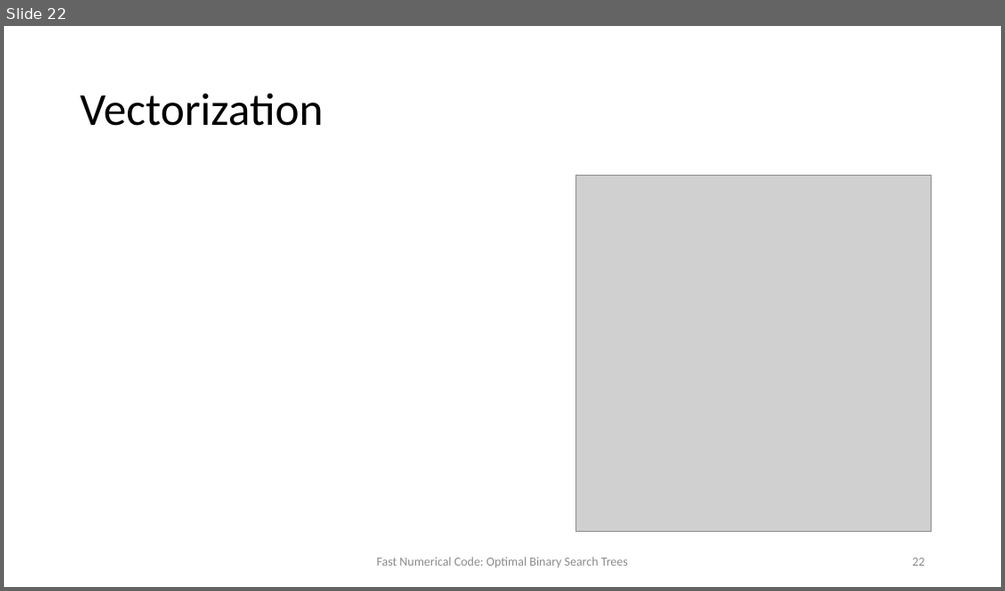
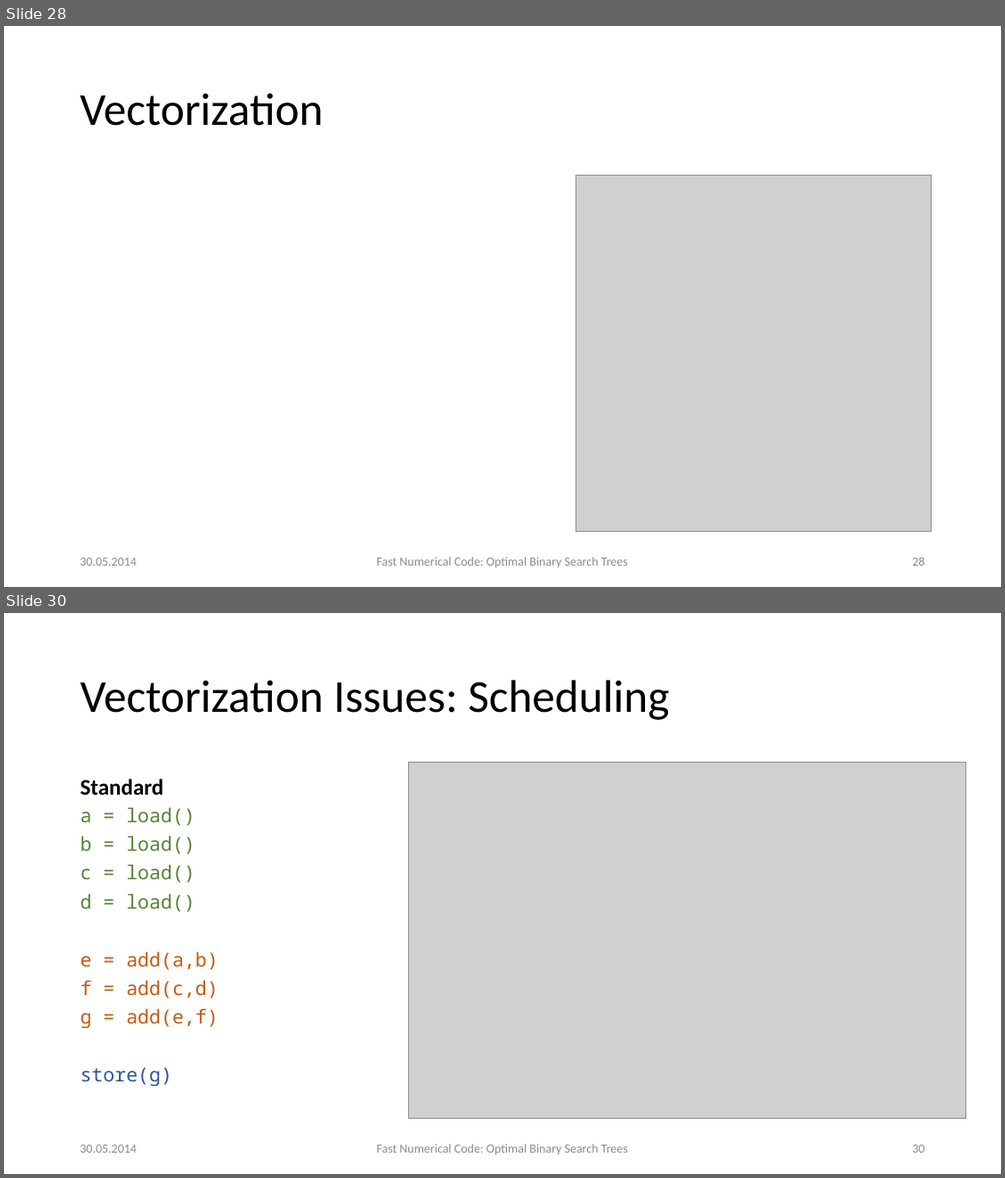
Before and after one commit to d-s-d/FNC14-BST, a slide deck: presentation/presentation.pptx. Shown one above the other, each under a label of ours: slide 22 before the commit, slides 28 and 30 after it; the slides between them are not shown. The pictures are 1005x591 and 1005x1178 pixels, drawn with LibreOffice and Linux fonts; fonts in the diff are those of the drawing; grey boxes stand for pictures. Boxes give left, top, right and bottom in pixels: in the first picture for what was removed or moved away, otherwise in the second. Text is boxed around its words. In the diff, an @@ line names an element or a change of style, - is before the commit and + after.

```diff
--- a/presentation/presentation.pptx
+++ b/presentation/presentation.pptx
@@ slide 30 added at bbox=[4, 613, 1001, 1174], background #FFFFFF @@
@@ title added at bbox=[81, 680, 669, 720], 44 pt, text #000000 @@
+Vectorization Issues: Scheduling
@@ picture added at bbox=[409, 763, 966, 1119] @@
@@ text added at bbox=[81, 779, 164, 795], 21.5 pt, text #000000, bold @@
+Standard
@@ text added at bbox=[81, 807, 218, 1086], 18.5 pt, text #548235 @@
+a = load()
+b = load()
+c = load()
+d = load()
+e = add(a,b)
+f = add(c,d)
+g = add(e,f)
+store(g)
@@ text added at bbox=[80, 1144, 137, 1152], 12 pt, text #8C8C8C @@
+30.05.2014
@@ text added at bbox=[377, 1143, 628, 1154], 12 pt, text #8C8C8C @@
+Fast Numerical Code: Optimal Binary Search Trees
@@ page number added at bbox=[912, 1144, 924, 1152], 12 pt, text #8C8C8C @@
+30
@@ what was slide 22 is now slide 28 @@
@@ slide 28 changed as well @@
@@ text added at bbox=[80, 557, 137, 565], 12 pt, text #8C8C8C @@
+30.05.2014
@@ page number at bbox=[912, 556, 924, 565]: text changed @@
-22
+28
```
Also in this commit, not shown: 25 other slides changed, 9 other slides added, 9 other files.
